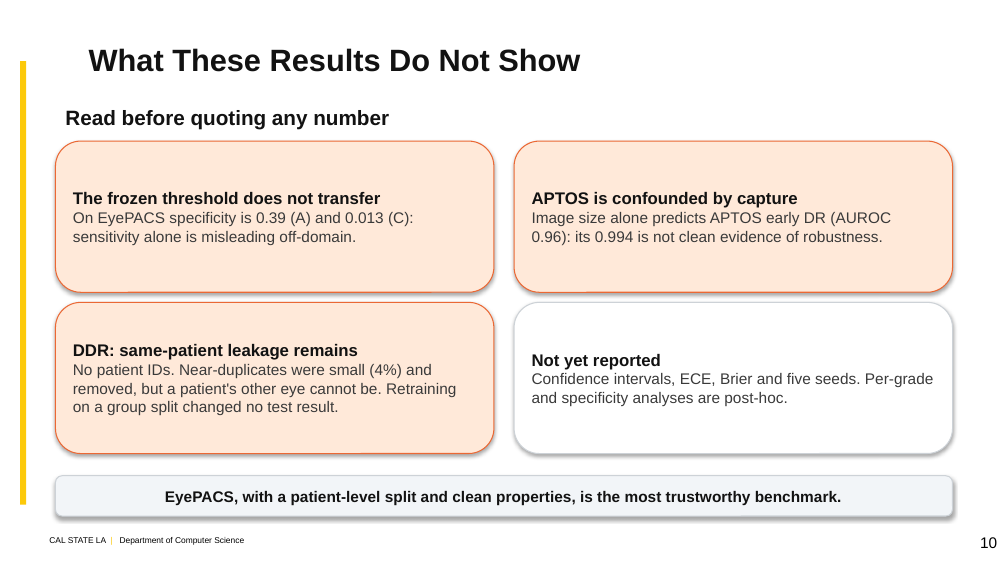
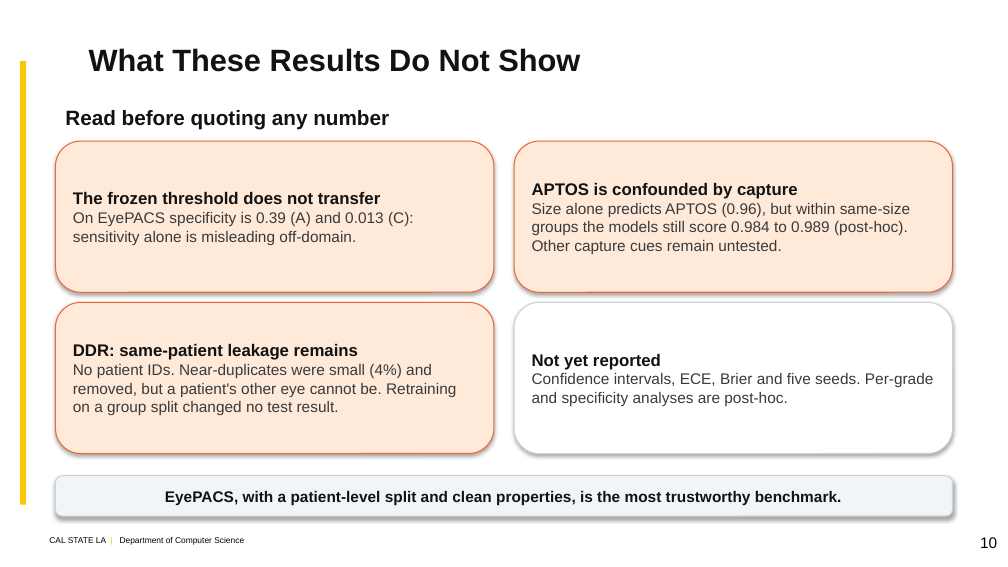
Before and after one commit to kazimab1/Early-DR, a slide deck: slide 10 of DR_Progress_v5.pptx. Drawn at 1008x567 pixels with LibreOffice and Linux fonts; fonts in the diff are those of the drawing; background and template pictures are left out. Boxes give left, top, right and bottom in pixels: in the first picture for what was removed or moved away, otherwise in the second. Text is boxed around its words. In the diff, an @@ line names an element or a change of style, - is before the commit and + after.

```diff
--- a/DR_Progress_v5.pptx
+++ b/DR_Progress_v5.pptx
@@ text in rounded rectangle at bbox=[532, 203, 910, 254]: text changed @@
-Image size alone predicts APTOS early DR (AUROC 0.96): its 0.994 is not clean evidence of robustness.
+Size alone predicts APTOS (0.96), but within same-size groups the models still score 0.984 to 0.989 (post-hoc). Other capture cues remain untested.
```
Also in this commit, not shown: 2 other slides changed, 3 other files.
